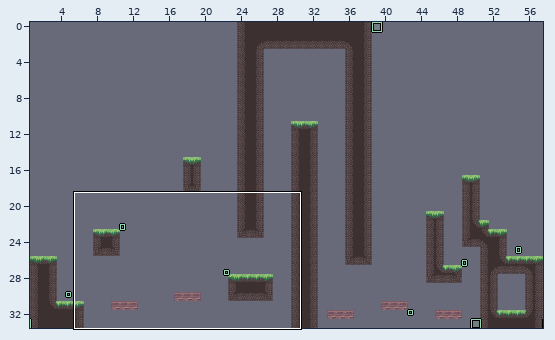
A LDtk project gets an edit: Levels/World_2/Level_2-2.ldtk. Above, an overview of the earlier version with the close-up marked.
Close-up. As it was:
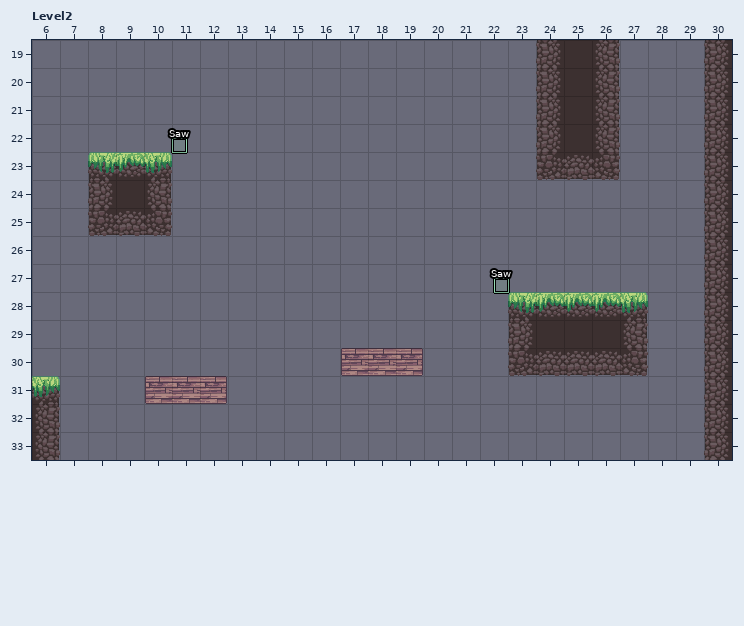
Cells are 32x32 px. Shown: Level2 x 6..30, y 19..33. The commit also changed other parts of the map, which this record leaves out.
And afterwards:
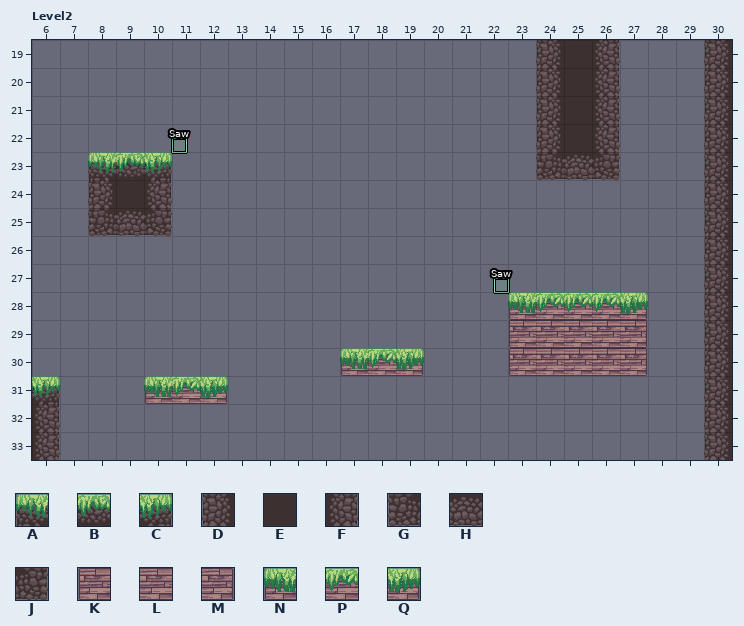
Key: from "Tiles_Sheet_02": A 0, B 1, C 2, D 8, E 9, F 10, G 16, H 17, J 18, K 24, L 25, M 26, N 24 under 14, P 25 under 22, Q 26 under 30.
_ is an empty cell.
What changed:
Layer "Tiles":
The edit turns tile D into tile K in row 29 at x 23.
The edit turns tile G into tile K in row 30 at x 23.
The edit turns tile E into tile L in row 29 at x 24 to 26.
The edit turns tile H into tile L in row 30 at x 24 to 26.
The edit turns tile F into tile M in row 29 at x 27.
The edit turns tile J into tile M in row 30 at x 27.
The edit turns tile A into tile N in row 28 at x 23.
The edit turns tile K into tile N in row 30 at x 17; in row 31 at x 10.
The edit turns tile B into tile P in row 28 at x 24 to 26.
The edit turns tile L into tile P in row 30 at x 18; in row 31 at x 11.
The edit turns tile C into tile Q in row 28 at x 27.
The edit turns tile M into tile Q in row 30 at x 19; in row 31 at x 12.
Where, in picture pixels (left, top, right, bottom), the same in both close-ups:
changed: (508, 297, 648, 376)
changed: (340, 348, 424, 369)
changed: (144, 376, 228, 397)
